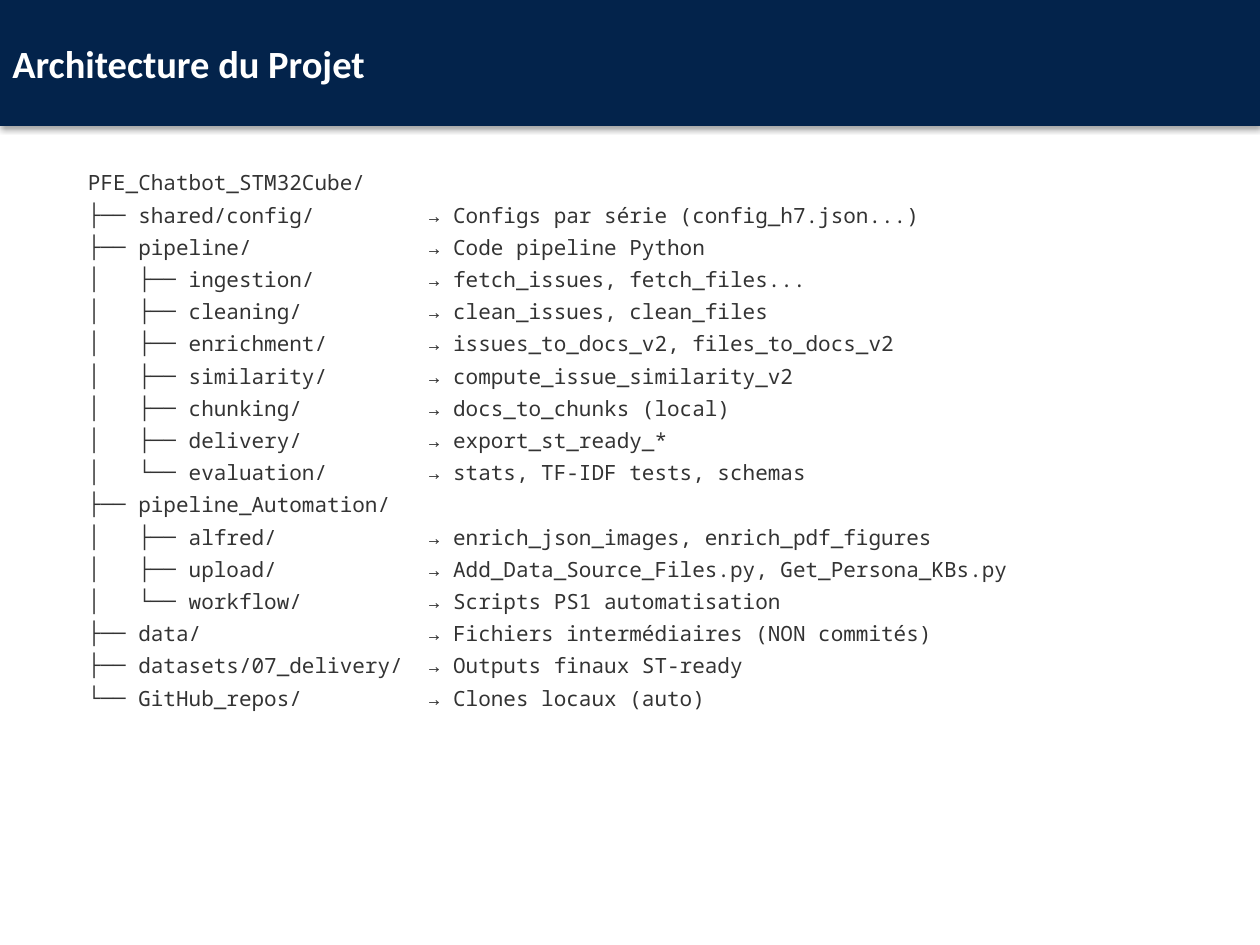
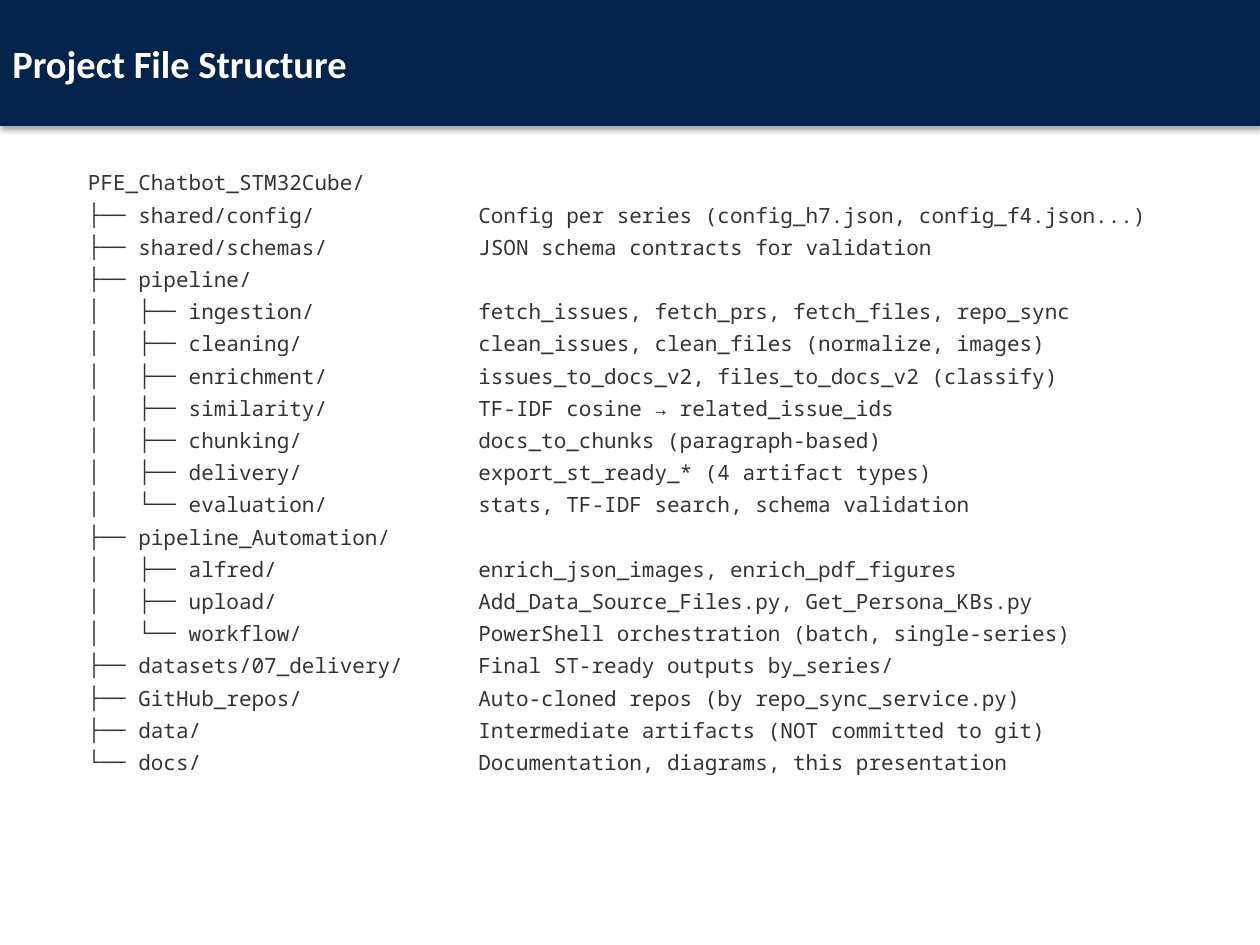
Before and after one commit to ALABSTM/stm32cube-gh-kb-pipeline, a slide deck: slide 14 of docs/Atelier_Pratique_Pipeline_STM32Cube.pptx (slide 5 before the commit). Drawn at 1260x945 pixels with LibreOffice and Linux fonts; fonts in the diff are those of the drawing. Boxes give left, top, right and bottom in pixels: in the first picture for what was removed or moved away, otherwise in the second. Text is boxed around its words. In the diff, an @@ line names an element or a change of style, - is before the commit and + after.

```diff
--- a/docs/Atelier_Pratique_Pipeline_STM32Cube.pptx
+++ b/docs/Atelier_Pratique_Pipeline_STM32Cube.pptx
@@ text in rectangle at bbox=[12, 51, 346, 85]: text changed @@
-Architecture du Projet
+Project File Structure
@@ text at bbox=[138, 207, 1146, 515]: text changed @@
-├── shared/config/ → Configs par série (config_h7.json...)
-├── pipeline/ → Code pipeline Python
-│ ├── ingestion/ → fetch_issues, fetch_files...
-│ ├── cleaning/ → clean_issues, clean_files
-│ ├── enrichment/ → issues_to_docs_v2, files_to_docs_v2
-│ ├── similarity/ → compute_issue_similarity_v2
-│ ├── chunking/ → docs_to_chunks (local)
-│ ├── delivery/ → export_st_ready_*
-│ └── evaluation/ → stats, TF-IDF tests, schemas
+├── shared/config/ Config per series (config_h7.json, config_f4.json...)
+├── shared/schemas/ JSON schema contracts for validation
+├── pipeline/
+│ ├── ingestion/ fetch_issues, fetch_prs, fetch_files, repo_sync
+│ ├── cleaning/ clean_issues, clean_files (normalize, images)
+│ ├── enrichment/ issues_to_docs_v2, files_to_docs_v2 (classify)
+│ ├── similarity/ TF-IDF cosine → related_issue_ids
+│ ├── chunking/ docs_to_chunks (paragraph-based)
+│ ├── delivery/ export_st_ready_* (4 artifact types)
+│ └── evaluation/ stats, TF-IDF search, schema validation
@@ text at bbox=[138, 561, 1070, 775]: text changed @@
-│ ├── alfred/ → enrich_json_images, enrich_pdf_figures
-│ ├── upload/ → Add_Data_Source_Files.py, Get_Persona_KBs.py
-│ └── workflow/ → Scripts PS1 automatisation
-├── data/ → Fichiers intermédiaires (NON commités)
-├── datasets/07_delivery/ → Outputs finaux ST-ready
-└── GitHub_repos/ → Clones locaux (auto)
+│ ├── alfred/ enrich_json_images, enrich_pdf_figures
+│ ├── upload/ Add_Data_Source_Files.py, Get_Persona_KBs.py
+│ └── workflow/ PowerShell orchestration (batch, single-series)
+├── datasets/07_delivery/ Final ST-ready outputs by_series/
+├── GitHub_repos/ Auto-cloned repos (by repo_sync_service.py)
+├── data/ Intermediate artifacts (NOT committed to git)
+└── docs/ Documentation, diagrams, this presentation
```
Also in this commit, not shown: 20 other slides changed, 58 slides added, 13 slides removed, 27 other files.
